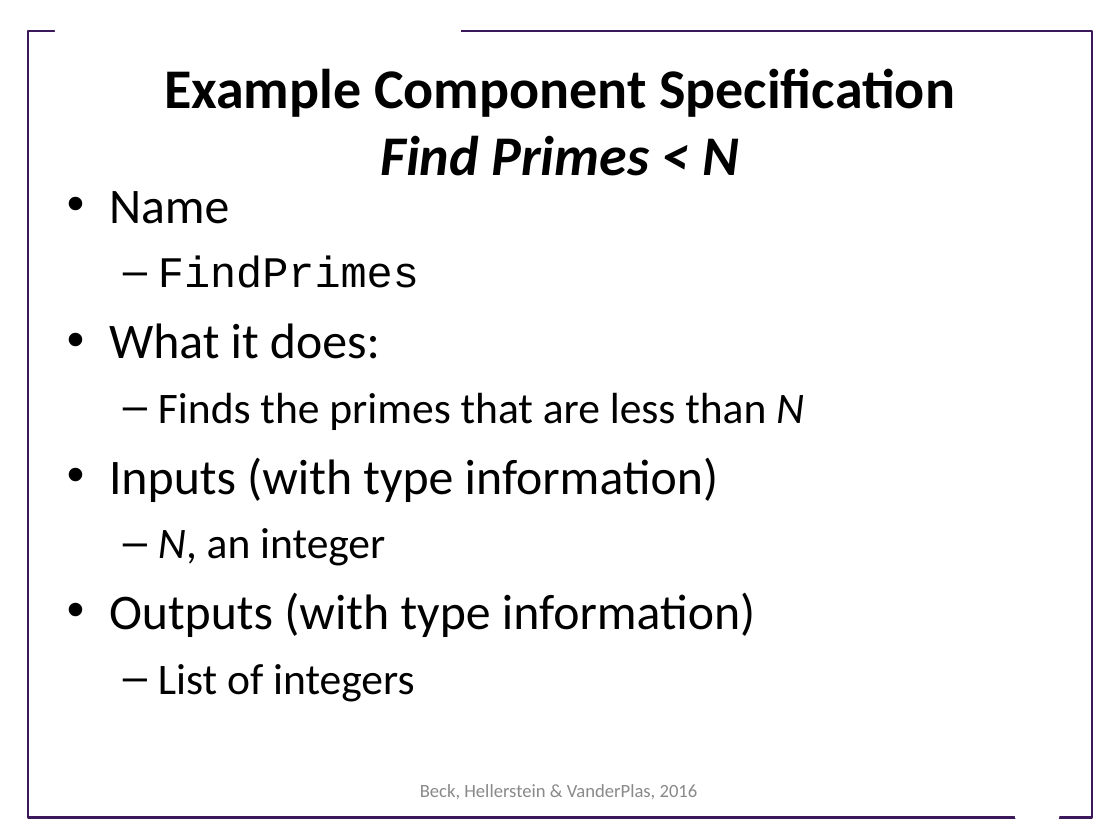
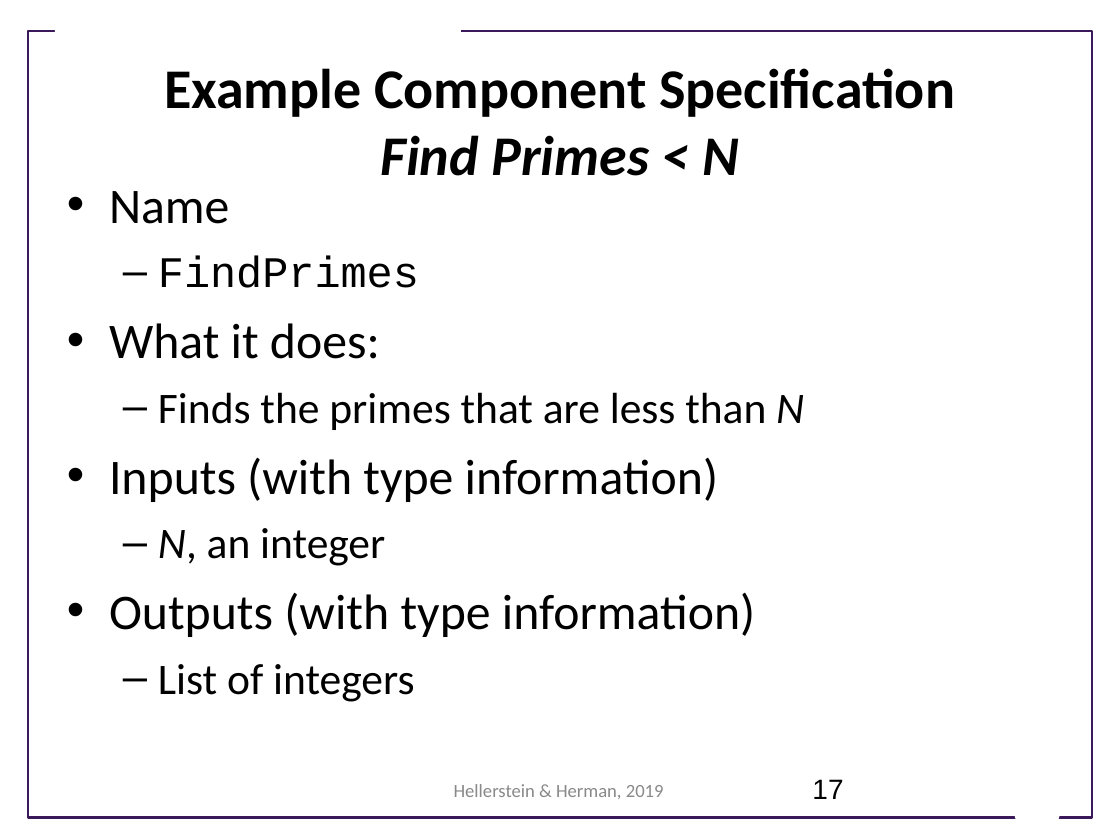
Before and after one commit to UWSEDS/LectureNotes, a slide deck: slide 17 of 05_Design_and_Teams/Software-Design.ppt. Drawn at 1120x840 pixels with LibreOffice and Linux fonts; fonts in the diff are those of the drawing; background and template pictures are left out. Boxes give left, top, right and bottom in pixels: in the first picture for what was removed or moved away, otherwise in the second. Text is boxed around its words. In the diff, an @@ line names an element or a change of style, - is before the commit and + after.

```diff
--- a/05_Design_and_Teams/Software-Design.ppt
+++ b/05_Design_and_Teams/Software-Design.ppt
@@ page number added at bbox=[812, 779, 843, 799], 18 pt, text #000000 @@
+17
@@ text at bbox=[454, 784, 664, 799]: text changed @@
-Beck, Hellerstein & VanderPlas, 2016
+Hellerstein & Herman, 2019
```
Also in this commit, not shown: 19 other slides changed, 2 slides added, 4 slides removed.
